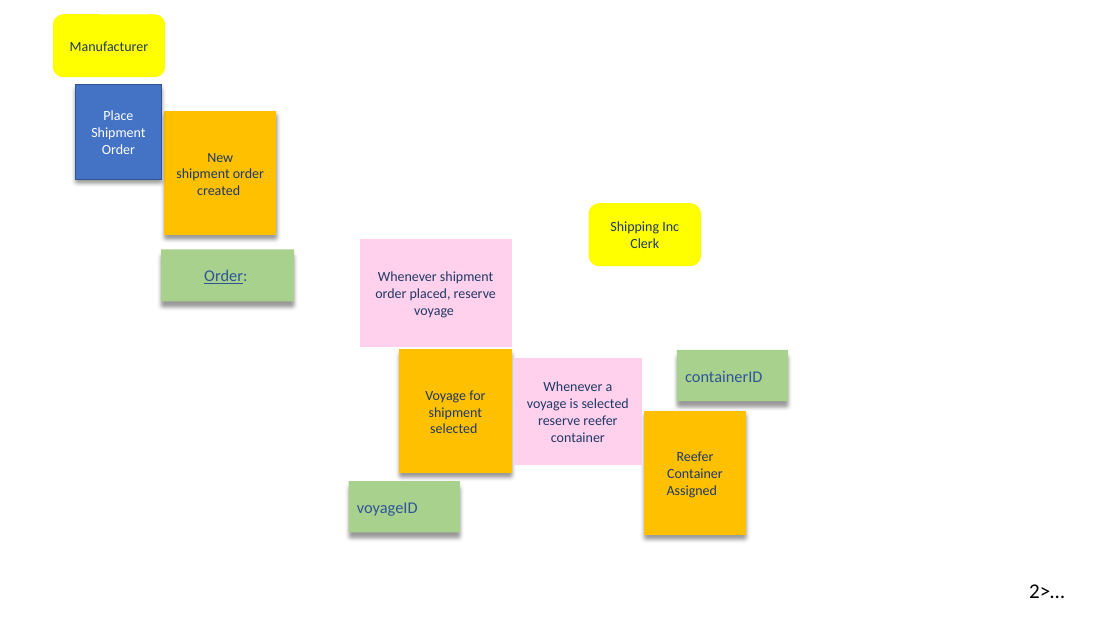
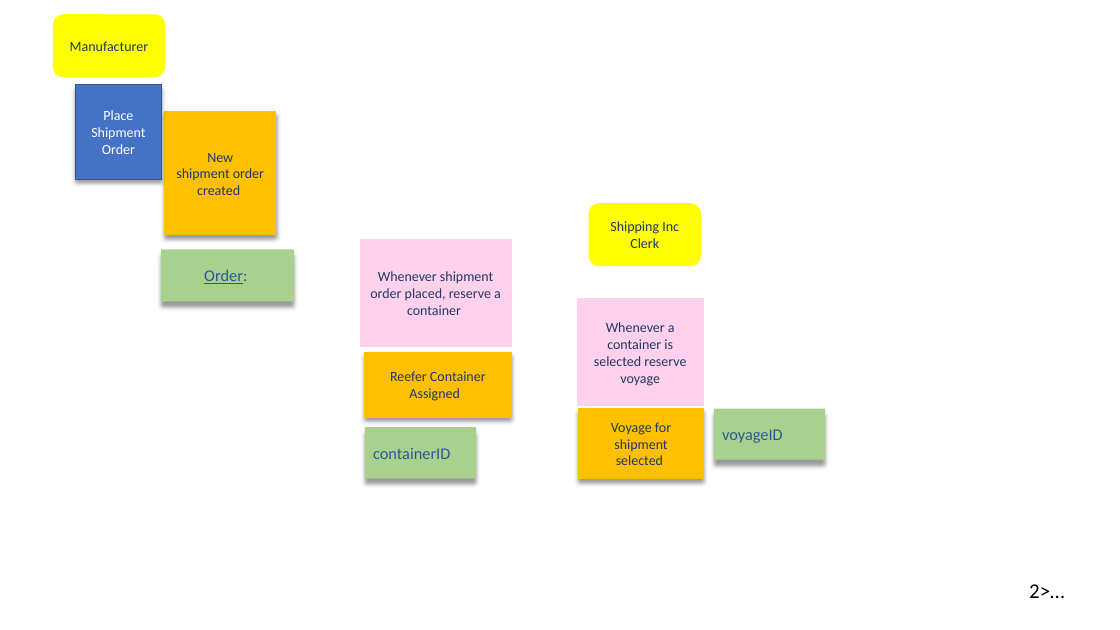
Before and after one commit to ibm-cloud-architecture/refarch-kc, a slide deck: slide 15 of analysis/kc-eventstorming.pptx. Drawn at 1120x630 pixels with LibreOffice and Linux fonts; fonts in the diff are those of the drawing. Boxes give left, top, right and bottom in pixels: in the first picture for what was removed or moved away, otherwise in the second. Text is boxed around its words. In the diff, an @@ line names an element or a change of style, - is before the commit and + after.

```diff
--- a/analysis/kc-eventstorming.pptx
+++ b/analysis/kc-eventstorming.pptx
@@ text in rectangle at (370, 271, 501, 315): text changed @@
-Whenever shipment order placed, reserve voyage
+Whenever shipment order placed, reserve a container
@@ rectangle "Whenever a container is selected ...": place and size @@
-rectangle "Whenever a container is selected ..." at (515, 358, 641, 465)
+rectangle "Whenever a container is selected ..." at (577, 299, 703, 406)
@@ text in rectangle at (594, 322, 686, 386): text changed @@
-Whenever a voyage is selected reserve reefer container
+Whenever a container is selected reserve voyage
@@ rectangle "Reefer Container Assigned": place and size @@
-rectangle "Reefer Container Assigned" at (645, 412, 746, 534)
+rectangle "Reefer Container Assigned" at (365, 352, 511, 417)
@@ rectangle "Voyage for shipment": place and size @@
-rectangle "Voyage for shipment" at (400, 350, 511, 473)
+rectangle "Voyage for shipment" at (579, 408, 703, 478)
@@ rectangle "voyageID": place and size @@
-rectangle "voyageID" at (349, 481, 460, 533)
+rectangle "voyageID" at (714, 408, 825, 460)
@@ rectangle "containerID": place and size @@
-rectangle "containerID" at (677, 350, 788, 402)
+rectangle "containerID" at (365, 428, 476, 479)
```
Also in this commit, not shown: 1 other slide changed, 33 other files.
